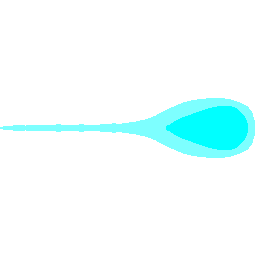
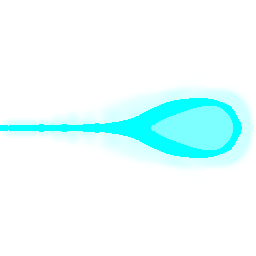
Before/after of a (256, 256) layered artwork. What changed in the layer stack:
painted on "Paint Layer 3" over <box>113,73,256,183</box>
painted on "Paint Layer 4" over <box>0,73,256,183</box>
added layer "Paint Layer 5" (55%) above "Paint Layer 2" over <box>0,73,256,183</box>
